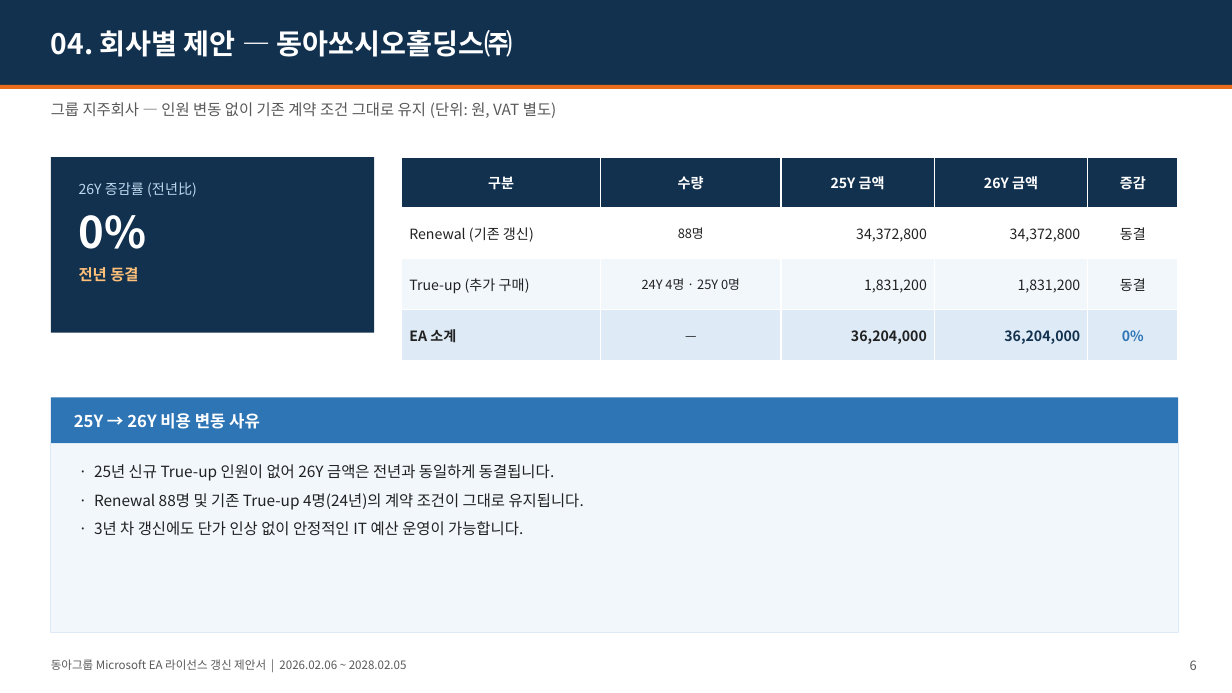
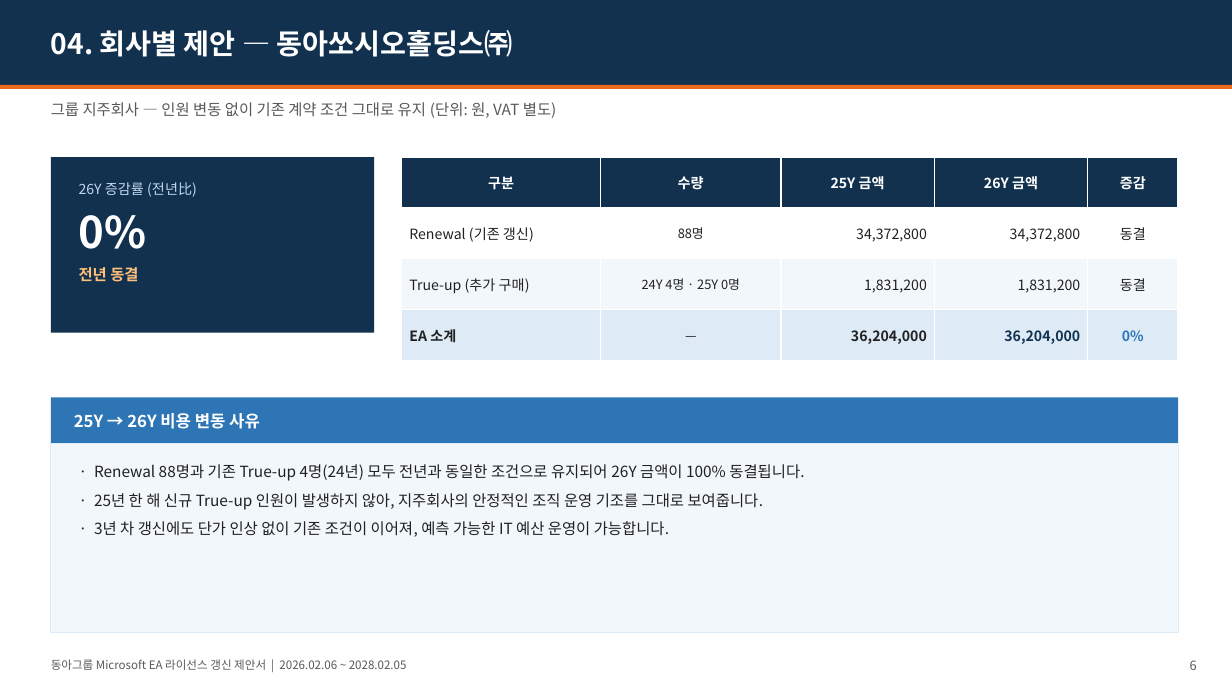
Before and after one commit to mss881024-dev/first-project, a slide deck: slide 6 of docs/ea-renewal-proposal/동아그룹_Microsoft_EA_갱신제안서_2026.pptx. Drawn at 1232x693 pixels with LibreOffice and Linux fonts; fonts in the diff are those of the drawing. Boxes give left, top, right and bottom in pixels: in the first picture for what was removed or moved away, otherwise in the second. Text is boxed around its words. In the diff, an @@ line names an element or a change of style, - is before the commit and + after.

```diff
--- a/docs/ea-renewal-proposal/동아그룹_Microsoft_EA_갱신제안서_2026.pptx
+++ b/docs/ea-renewal-proposal/동아그룹_Microsoft_EA_갱신제안서_2026.pptx
@@ text at bbox=[94, 464, 804, 537]: text changed @@
-· 25년 신규 True-up 인원이 없어 26Y 금액은 전년과 동일하게 동결됩니다.
-· Renewal 88명 및 기존 True-up 4명(24년)의 계약 조건이 그대로 유지됩니다.
-· 3년 차 갱신에도 단가 인상 없이 안정적인 IT 예산 운영이 가능합니다.
+· Renewal 88명과 기존 True-up 4명(24년) 모두 전년과 동일한 조건으로 유지되어 26Y 금액이 100% 동결됩니다.
+· 25년 한 해 신규 True-up 인원이 발생하지 않아, 지주회사의 안정적인 조직 운영 기조를 그대로 보여줍니다.
+· 3년 차 갱신에도 단가 인상 없이 기존 조건이 이어져, 예측 가능한 IT 예산 운영이 가능합니다.
```
Also in this commit, not shown: 6 other slides changed, 1 other file.
